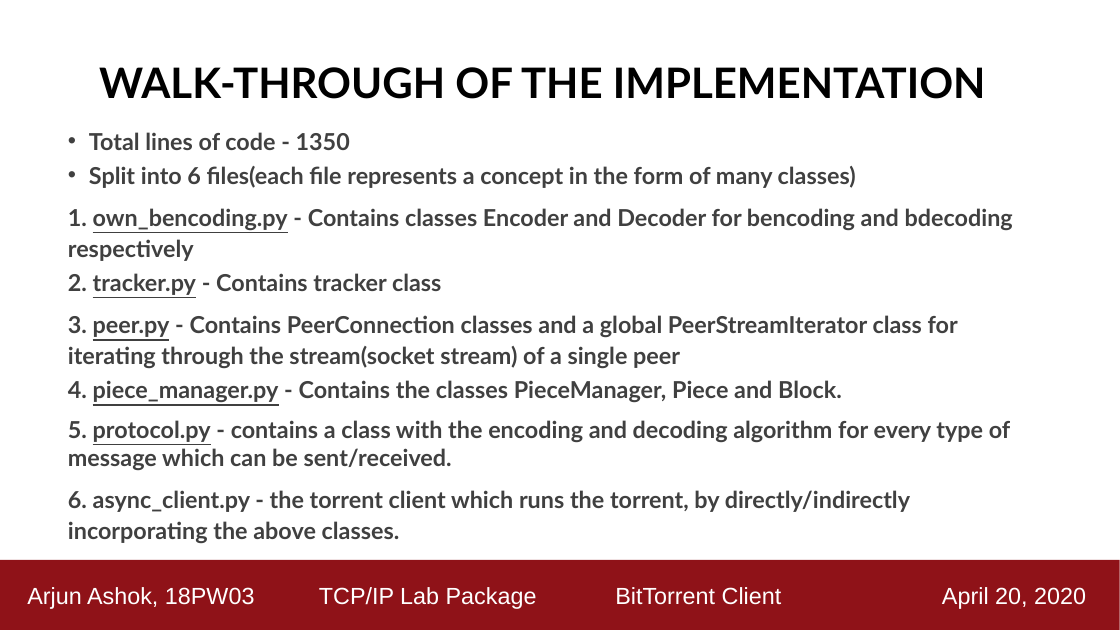
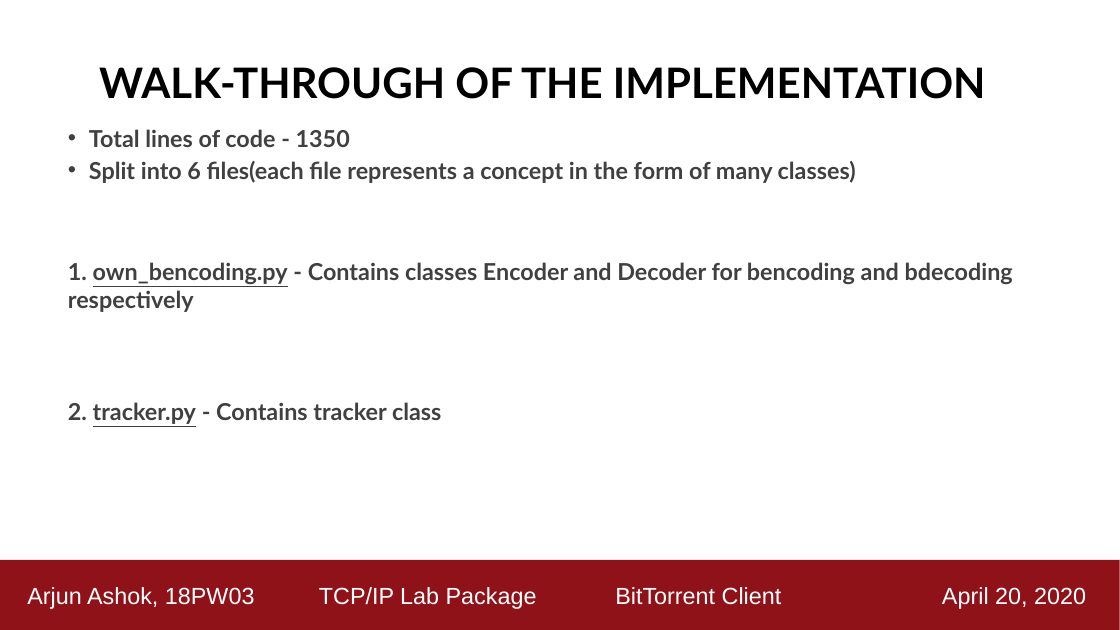
Before and after one commit to ashok-arjun/Torrenter, a slide deck: slide 20 of Demo_Presentation.pptx (slide 15 before the commit). Drawn at 1120x630 pixels with LibreOffice and Linux fonts; fonts in the diff are those of the drawing. Boxes give left, top, right and bottom in pixels: in the first picture for what was removed or moved away, otherwise in the second. Text is boxed around its words. In the diff, an @@ line names an element or a change of style, - is before the commit and + after.

```diff
--- a/Demo_Presentation.pptx
+++ b/Demo_Presentation.pptx
@@ text "Total lines of code - ..." at <box>68,129,1013,424</box>: line spacing 0.8 to 0.7; line spacing 1.1 to 1 @@
@@ text at <box>68,315,1011,543</box>: paragraphs removed @@
-3. peer.py - Contains PeerConnection classes and a global PeerStreamIterator class for iterating through the stream(socket stream) of a single peer
-4. piece_manager.py - Contains the classes PieceManager, Piece and Block.
-5. protocol.py - contains a class with the encoding and decoding algorithm for every type of message which can be sent/received.
-6. async_client.py - the torrent client which runs the torrent, by directly/indirectly incorporating the above classes.
```
Also in this commit, not shown: 9 other slides changed, 9 slides added, 39 other files.
